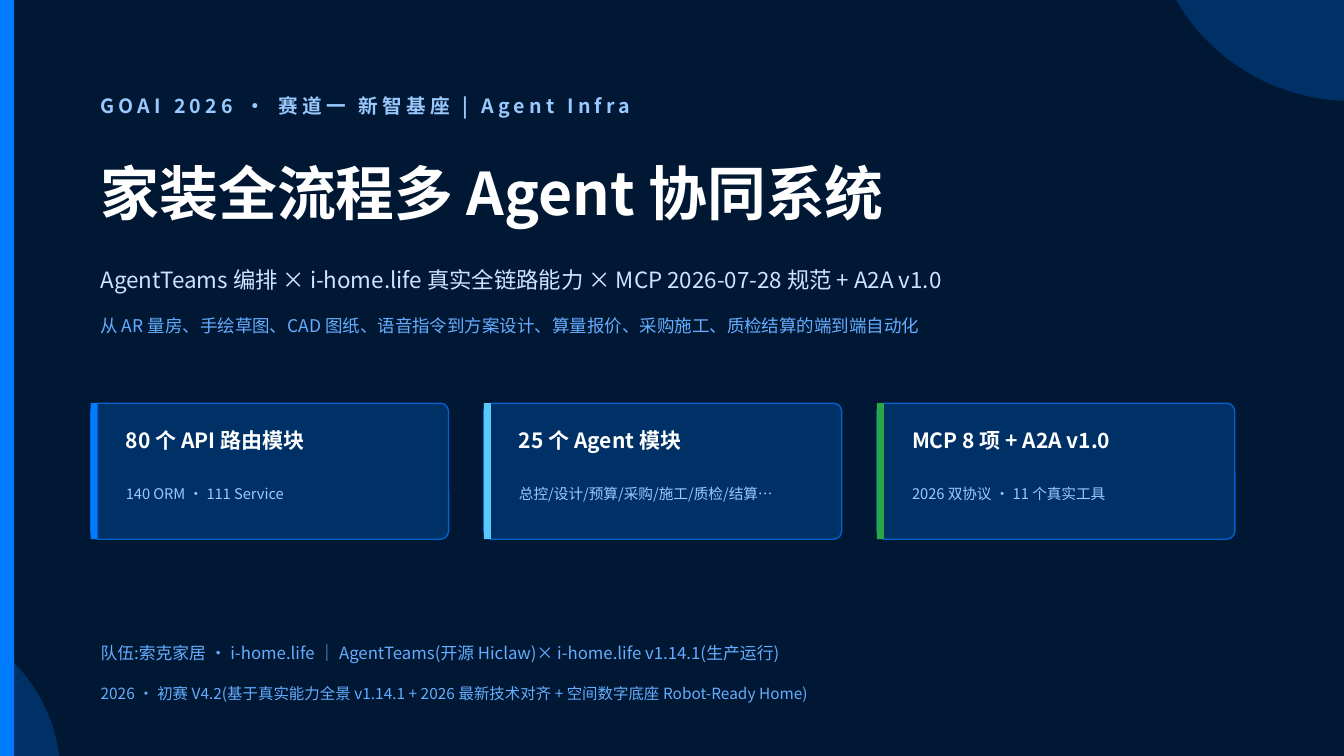
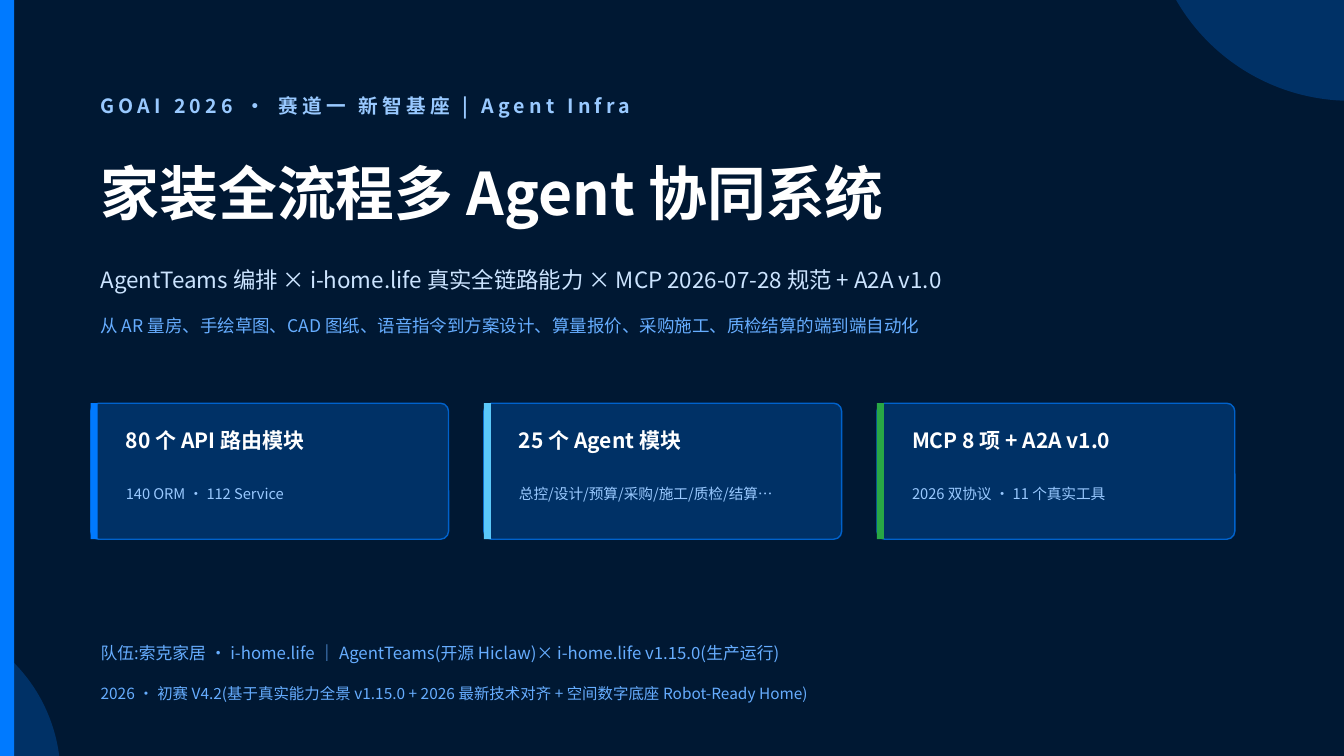
Before and after one commit to SUOKE2024/i-home.life, a slide deck: slide 1 of goai-agent-infra/ppt/GOAI初赛-家装全流程多Agent协同系统.pptx. Drawn at 1344x756 pixels with LibreOffice and Linux fonts; fonts in the diff are those of the drawing. Boxes give left, top, right and bottom in pixels: in the first picture for what was removed or moved away, otherwise in the second. Text is boxed around its words. In the diff, an @@ line names an element or a change of style, - is before the commit and + after.

```diff
--- a/goai-agent-infra/ppt/GOAI初赛-家装全流程多Agent协同系统.pptx
+++ b/goai-agent-infra/ppt/GOAI初赛-家装全流程多Agent协同系统.pptx
@@ text at <box>126,487,284,499</box>: text changed @@
-140 ORM · 111 Service
+140 ORM · 112 Service
@@ text at <box>101,645,779,663</box>: text changed @@
-队伍:索克家居 · i-home.life ｜ AgentTeams(开源 Hiclaw)× i-home.life v1.14.1(生产运行)
+队伍:索克家居 · i-home.life ｜ AgentTeams(开源 Hiclaw)× i-home.life v1.15.0(生产运行)
@@ text at <box>101,686,808,703</box>: text changed @@
-2026 · 初赛 V4.2(基于真实能力全景 v1.14.1 + 2026 最新技术对齐 + 空间数字底座 Robot-Ready Home)
+2026 · 初赛 V4.2(基于真实能力全景 v1.15.0 + 2026 最新技术对齐 + 空间数字底座 Robot-Ready Home)
```
Also in this commit, not shown: 5 other slides changed, 36 other files.
